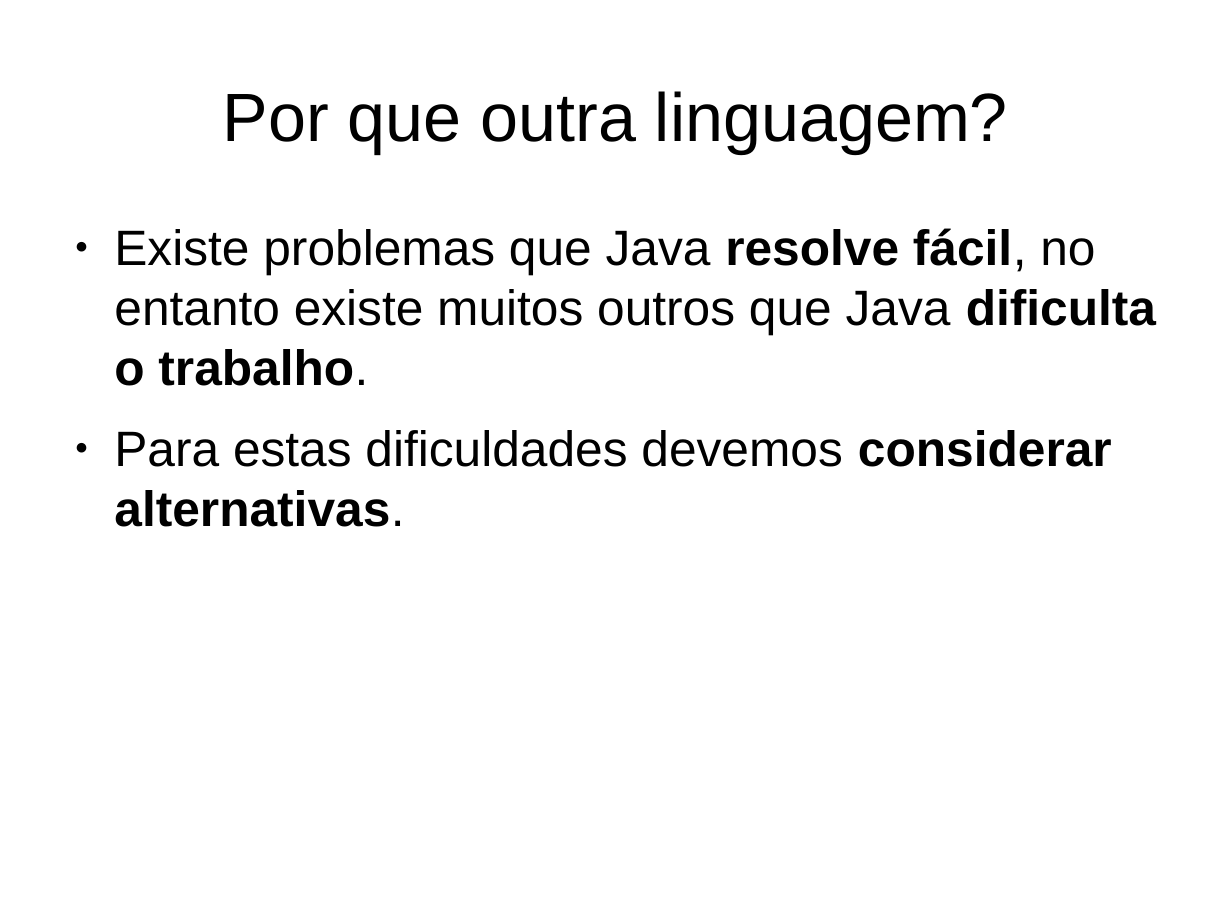
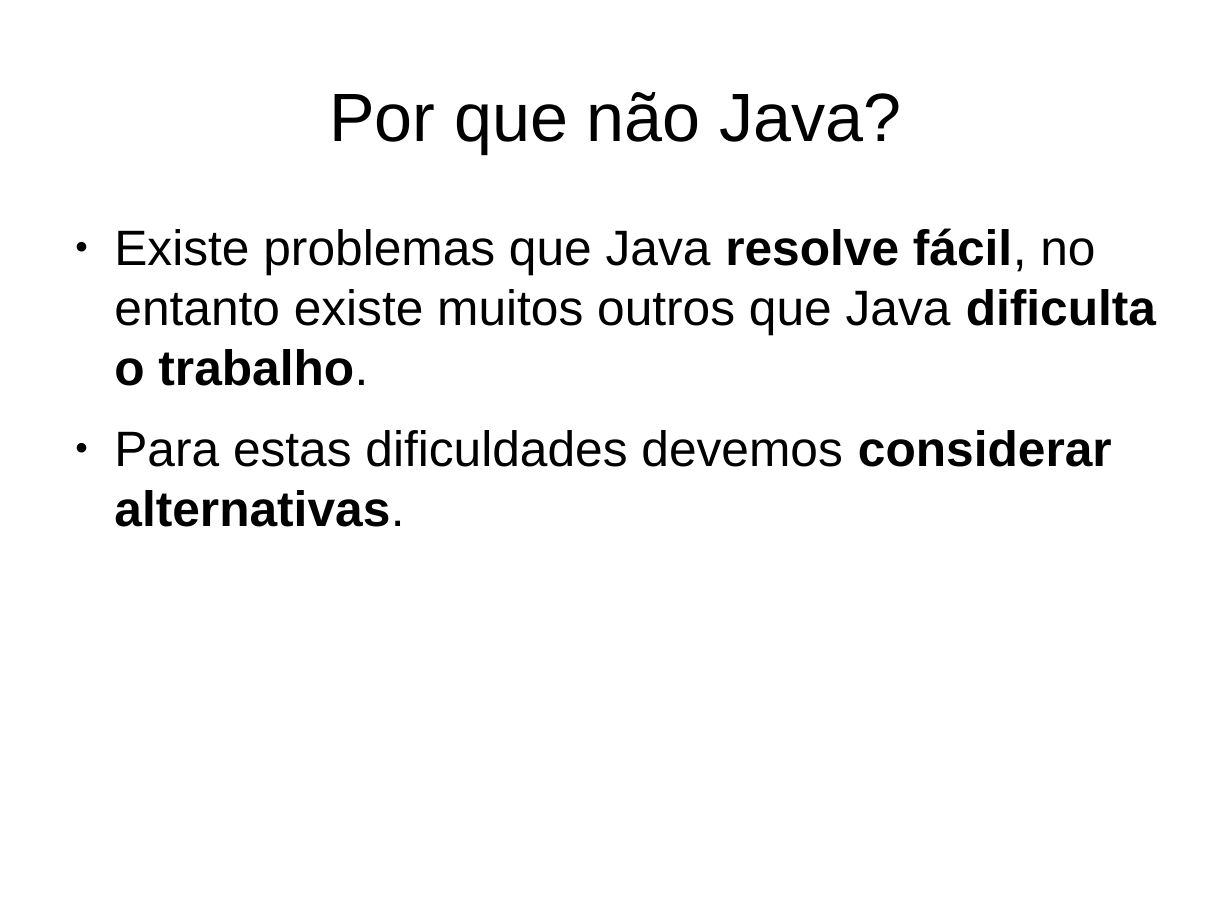
Before and after one commit to gitter-badger/lab-groovy, a slide deck: slide 6 of press/groovy_intro.odp (slide 5 before the commit). Drawn at 1232x924 pixels with LibreOffice and Linux fonts; fonts in the diff are those of the drawing. Boxes give left, top, right and bottom in pixels: in the first picture for what was removed or moved away, otherwise in the second. Text is boxed around its words. In the diff, an @@ line names an element or a change of style, - is before the commit and + after.

```diff
--- a/press/groovy_intro.odp
+++ b/press/groovy_intro.odp
@@ title at (329,92,902,153): text changed @@
-Por que outra linguagem?
+Por que não Java?
```
Also in this commit, not shown: 9 other slides changed, 23 slides added, 10 slides removed, 1 other file.
